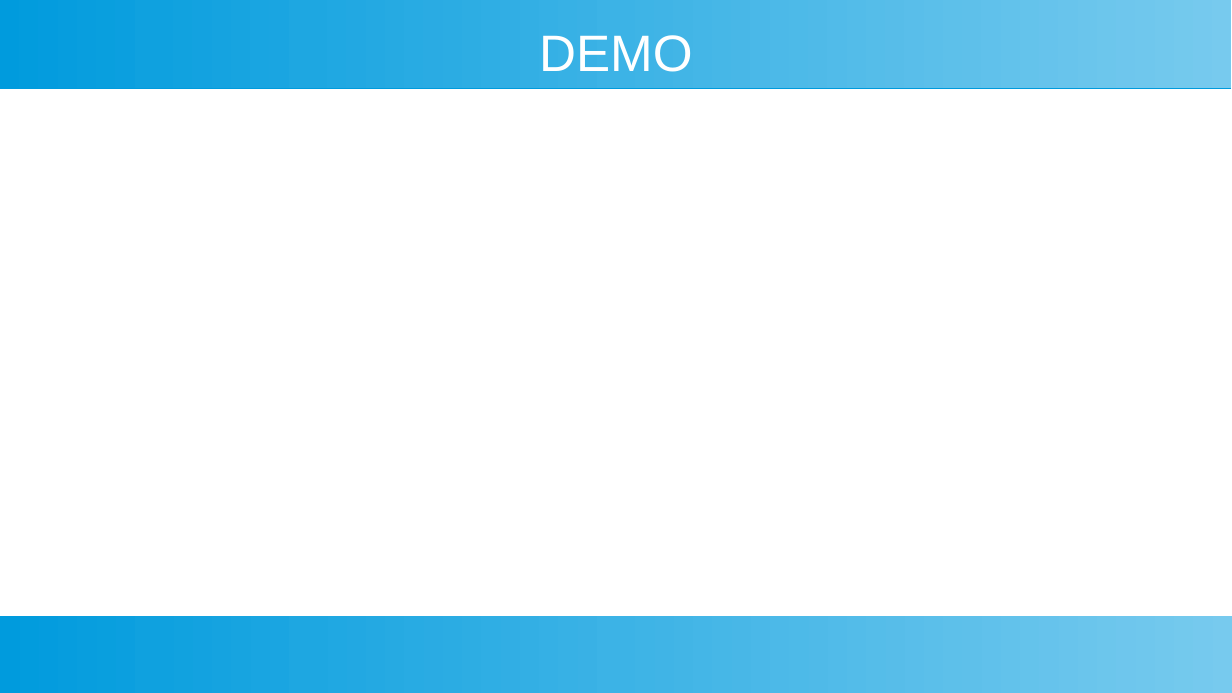
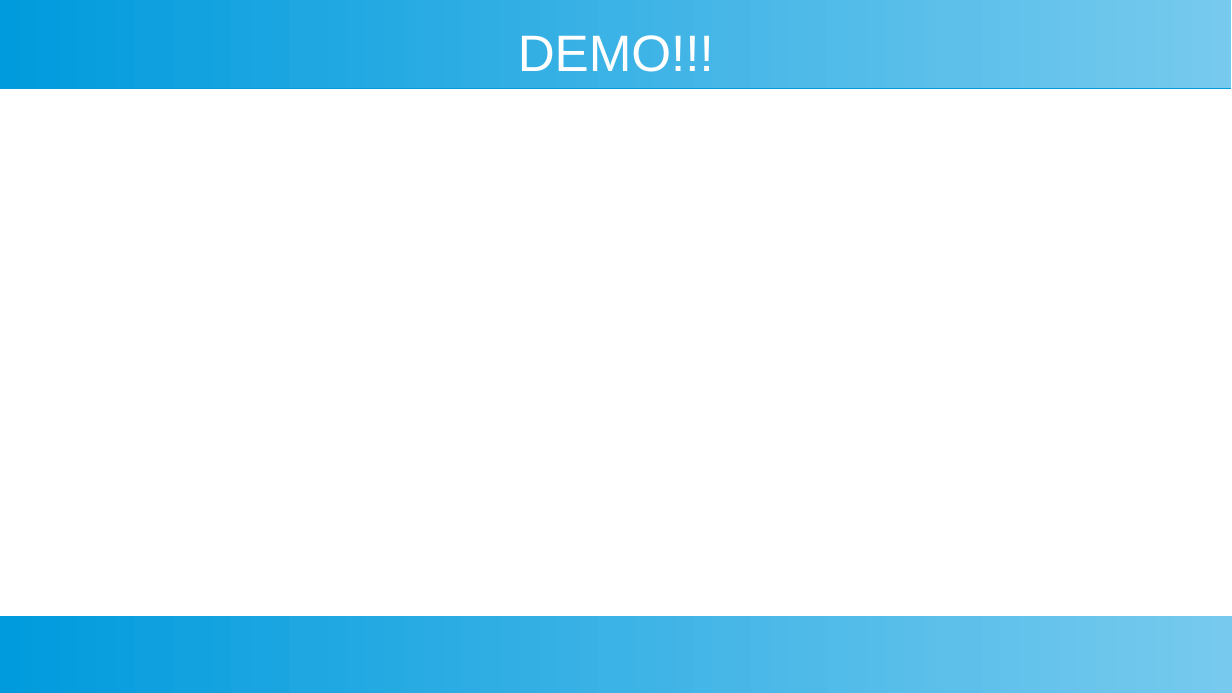
Before and after one commit to cmiddleman/DQNagent, a slide deck: slide 29 of presentation.odp. Drawn at 1232x693 pixels with LibreOffice and Linux fonts; fonts in the diff are those of the drawing. Boxes give left, top, right and bottom in pixels: in the first picture for what was removed or moved away, otherwise in the second. Text is boxed around its words. In the diff, an @@ line names an element or a change of style, - is before the commit and + after.

```diff
--- a/presentation.odp
+++ b/presentation.odp
@@ title at [518,35,714,72]: text changed @@
-DEMO
+DEMO!!!
```
Also in this commit, not shown: 6 other files.
